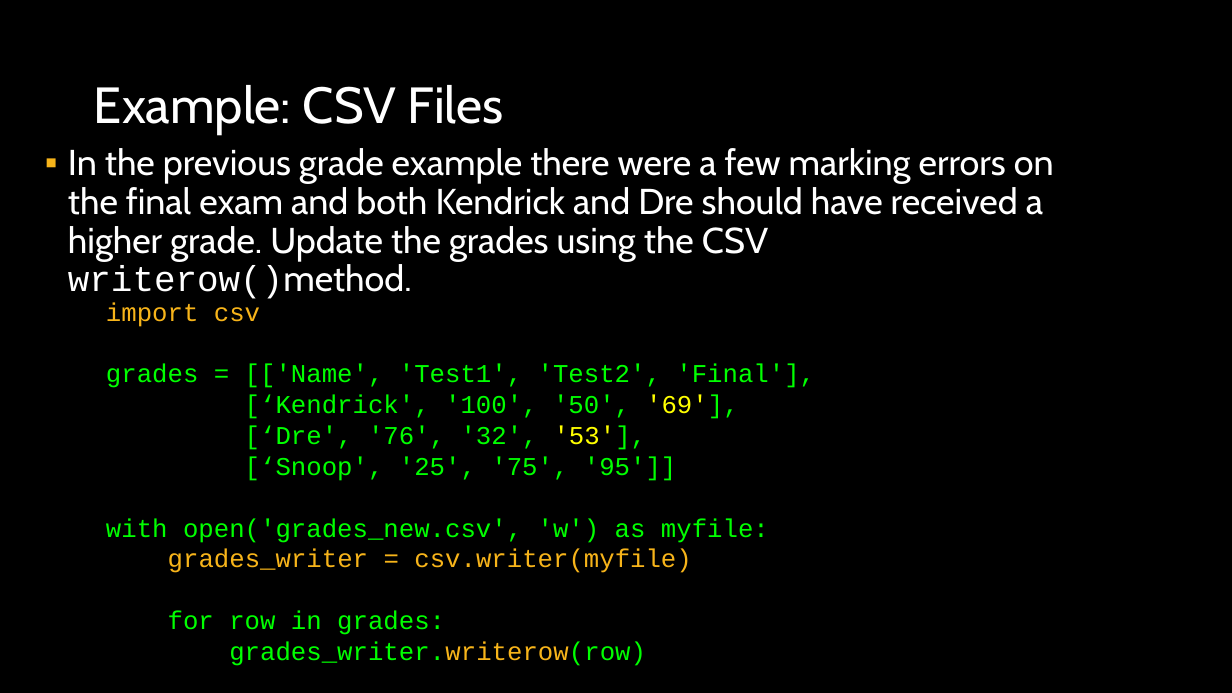
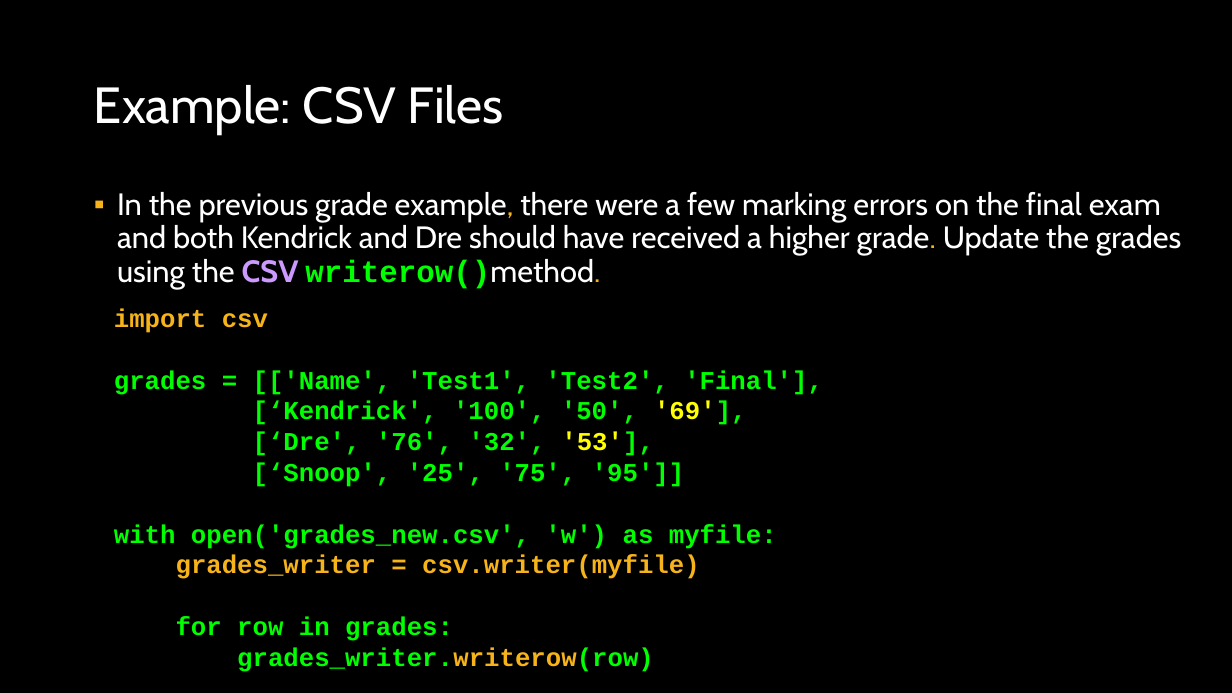
Before and after one commit to APS106/APS106-winter-2026-goodfellow-sutton, a slide deck: slide 17 of lectures/week11/lecture2/slides/week11_lecture2.pptx (slide 20 before the commit). Drawn at 1232x693 pixels with LibreOffice and Linux fonts; fonts in the diff are those of the drawing; background and template pictures are left out. Boxes give left, top, right and bottom in pixels: in the first picture for what was removed or moved away, otherwise in the second. Text is boxed around its words. In the diff, an @@ line names an element or a change of style, - is before the commit and + after.

```diff
--- a/lectures/week11/lecture2/slides/week11_lecture2.pptx
+++ b/lectures/week11/lecture2/slides/week11_lecture2.pptx
@@ text at [117, 192, 1181, 289]: text changed; size 28 to 24 pt @@
-▪ In the previous grade example there were a few marking errors on the final exam and both Kendrick and Dre should have received a higher grade. Update the grades using the CSV writerow()method.
+▪ In the previous grade example, there were a few marking errors on the final exam and both Kendrick and Dre should have received a higher grade. Update the grades using the CSV writerow()method.
@@ text "import csv": place and size @@
-text "import csv" at [106, 302, 815, 666]
+text "import csv" at [114, 308, 823, 672]
@@ text "import csv" at [114, 308, 823, 672]: bold on @@
```
Also in this commit, not shown: 23 other slides changed, 2 slides added, 5 slides removed, 17 other files.
